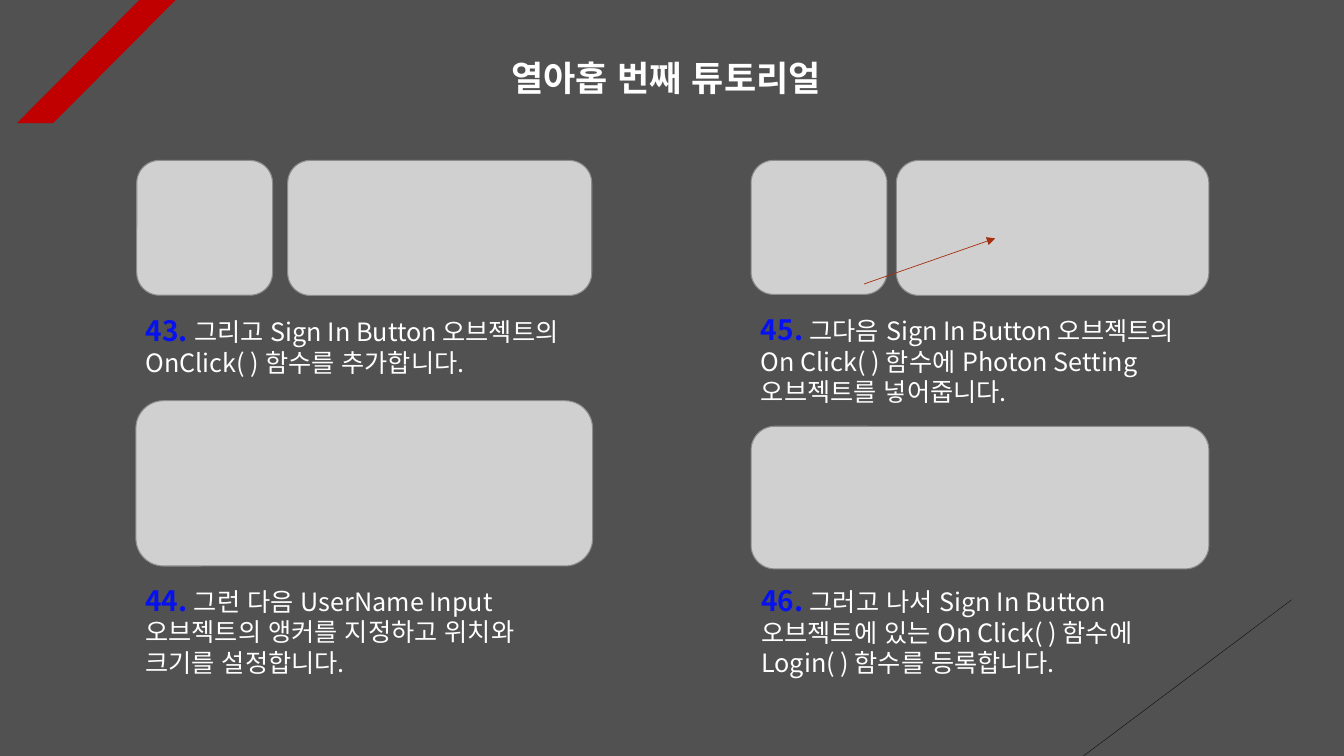
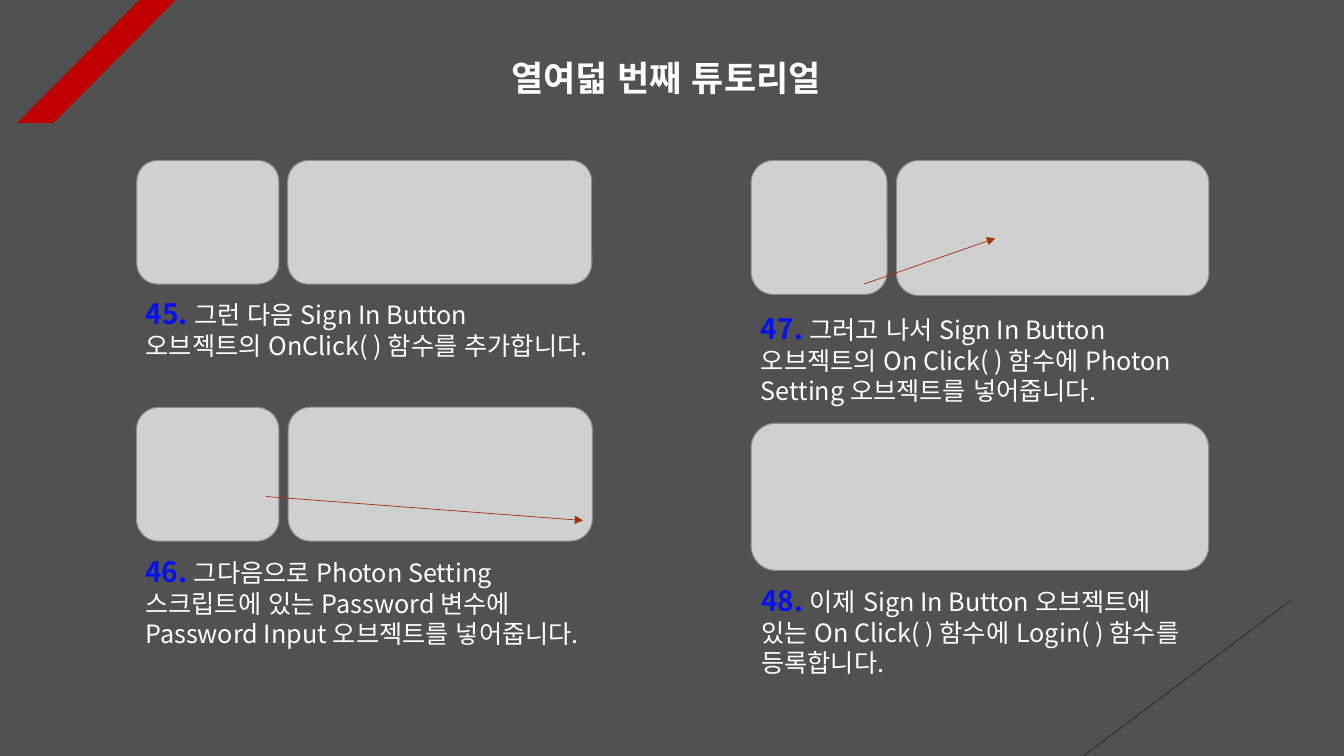
Before and after one commit to 7433jun/PhotonServer, a slide deck: slide 18 of Assets/PPT Data/Photon PlayFab.pptx (slide 19 before the commit). Drawn at 1344x756 pixels with LibreOffice and Linux fonts; fonts in the diff are those of the drawing; grey boxes stand for pictures. Boxes give left, top, right and bottom in pixels: in the first picture for what was removed or moved away, otherwise in the second. Text is boxed around its words. In the diff, an @@ line names an element or a change of style, - is before the commit and + after.

```diff
--- a/Assets/PPT Data/Photon PlayFab.pptx
+++ b/Assets/PPT Data/Photon PlayFab.pptx
@@ text at [512, 61, 821, 94]: text changed @@
-열아홉 번째 튜토리얼
+열여덟 번째 튜토리얼
@@ picture: place and size @@
-picture at [137, 160, 273, 295]
+picture at [137, 160, 279, 284]
@@ picture: place and size @@
-picture at [287, 160, 592, 295]
+picture at [287, 160, 592, 284]
@@ text at [146, 303, 588, 360]: text changed @@
-43. 그리고 Sign In Button 오브젝트의 OnClick( ) 함수를 추가합니다.
+45. 그런 다음 Sign In Button 오브젝트의 OnClick( ) 함수를 추가합니다.
@@ text at [761, 318, 1171, 406]: text changed @@
-45. 그다음 Sign In Button 오브젝트의 On Click( ) 함수에 Photon Setting 오브젝트를 넣어줍니다.
+47. 그러고 나서 Sign In Button 오브젝트의 On Click( ) 함수에 Photon Setting 오브젝트를 넣어줍니다.
@@ picture added at [136, 407, 278, 541] @@
@@ picture: place and size @@
-picture at [136, 401, 593, 567]
+picture at [288, 407, 593, 541]
@@ arrow added from (266, 497) to (583, 520), #A5300F 0.5 pt dashed @@
@@ text at [145, 561, 579, 649]: text changed @@
-44. 그런 다음 UserName Input 오브젝트의 앵커를 지정하고 위치와 크기를 설정합니다.
+46. 그다음으로 Photon Setting 스크립트에 있는 Password 변수에 Password Input 오브젝트를 넣어줍니다.
@@ text at [761, 590, 1180, 674]: text changed @@
-46. 그러고 나서 Sign In Button 오브젝트에 있는 On Click( ) 함수에 Login( ) 함수를 등록합니다.
+48. 이제 Sign In Button 오브젝트에 있는 On Click( ) 함수에 Login( ) 함수를 등록합니다.
```
Also in this commit, not shown: 6 other slides changed, 2 slides removed, 45 other files.
